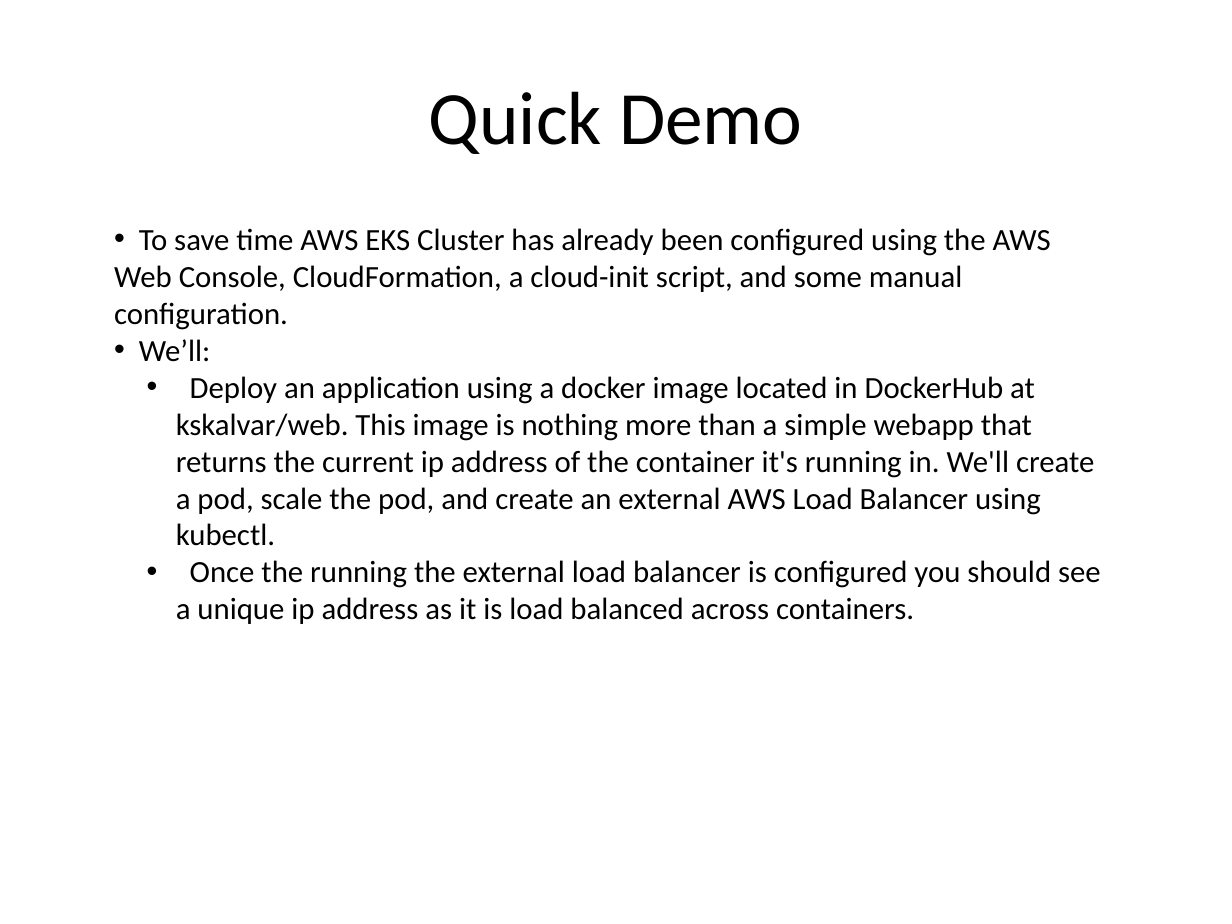
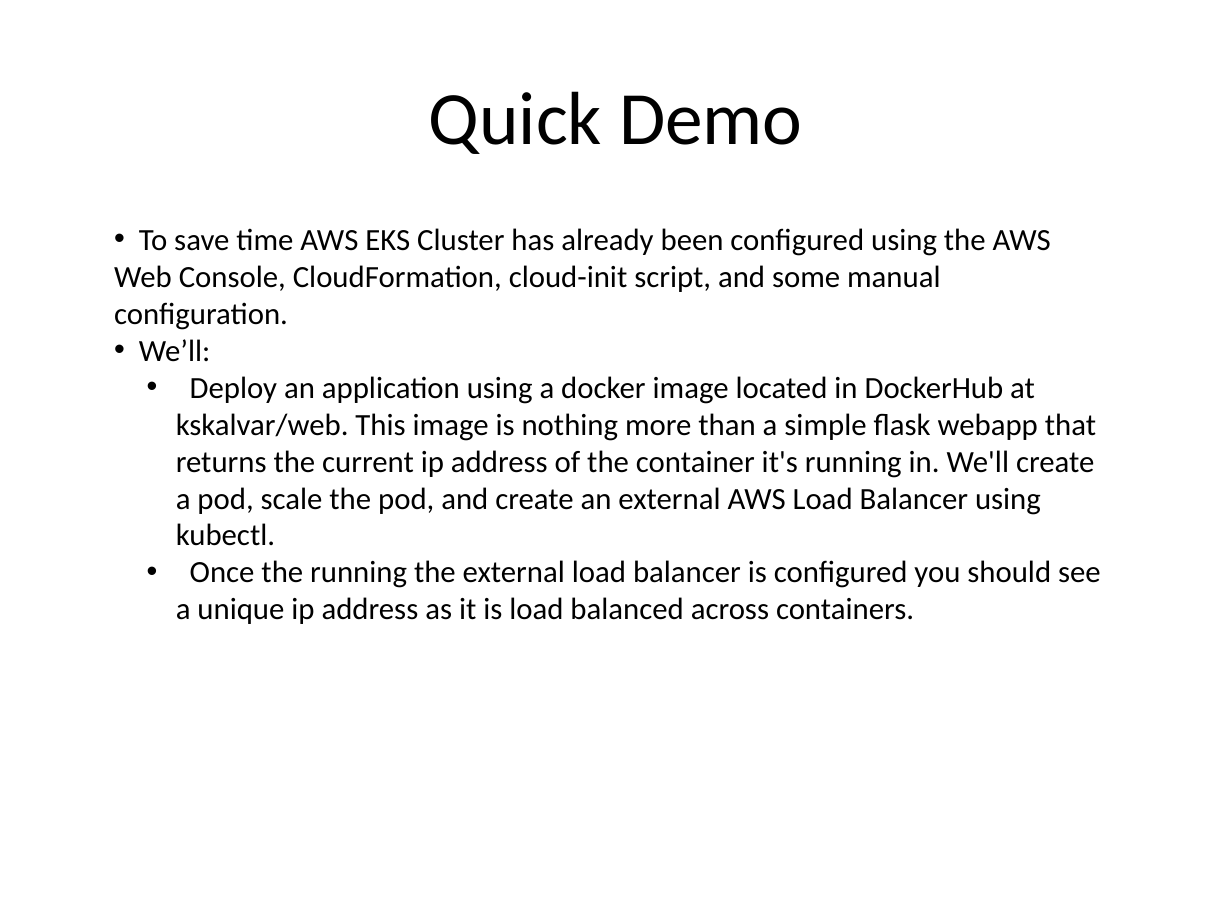
Before and after one commit to kskalvar/aws-eks-cluster-quickstart, a slide deck: slide 8 of slides/AWS-EKS-Cluster-Quickstart.pptx. Drawn at 1232x924 pixels with LibreOffice and Linux fonts; fonts in the diff are those of the drawing. Boxes give left, top, right and bottom in pixels: in the first picture for what was removed or moved away, otherwise in the second. Text is boxed around its words. In the diff, an @@ line names an element or a change of style, - is before the commit and + after.

Commit message:
Update Slides

```diff
--- a/slides/AWS-EKS-Cluster-Quickstart.pptx
+++ b/slides/AWS-EKS-Cluster-Quickstart.pptx
@@ text at (114,228,1051,330): text changed @@
-• To save time AWS EKS Cluster has already been configured using the AWS Web Console, CloudFormation, a cloud-init script, and some manual configuration.
+• To save time AWS EKS Cluster has already been configured using the AWS Web Console, CloudFormation, cloud-init script, and some manual configuration.
@@ text at (176,376,1096,546): text changed @@
-  • Deploy an application using a docker image located in DockerHub at kskalvar/web. This image is nothing more than a simple webapp that returns the current ip address of the container it's running in. We'll create a pod, scale the pod, and create an external AWS Load Balancer using kubectl.
+  • Deploy an application using a docker image located in DockerHub at kskalvar/web. This image is nothing more than a simple flask webapp that returns the current ip address of the container it's running in. We'll create a pod, scale the pod, and create an external AWS Load Balancer using kubectl.
```
Also in this commit, not shown: 1 other slide changed, 1 other file.
